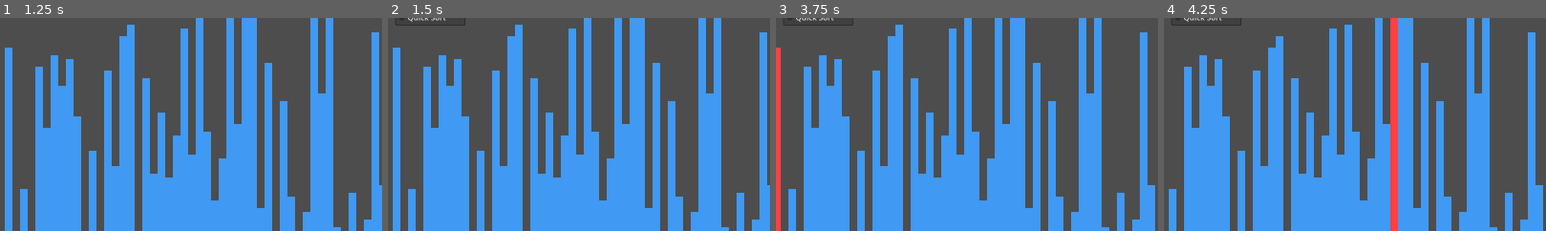
Above: before the commit, frames 1-4 (left to right).
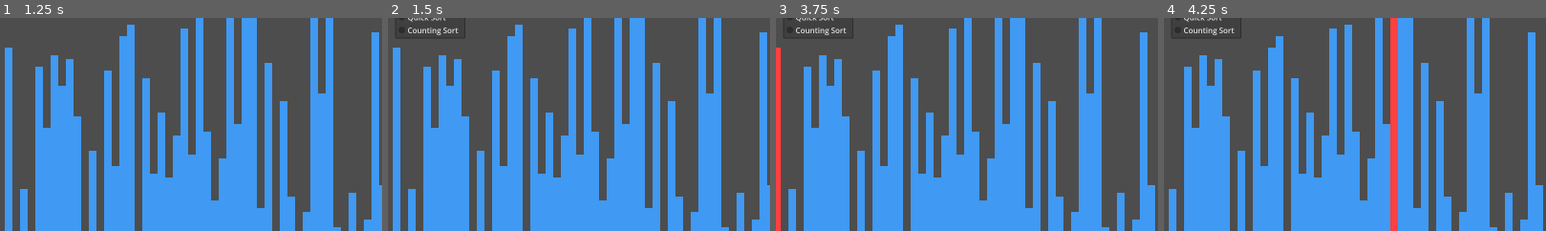
Above: after the commit, the same moments.

Repository: jiro4989/sort_visualizer
Game: Godot game, scene res://src/main.tscn
Same seed, same stepped clock (60 frames per second), same inputs: the game is played once before the commit and once after it.
Inputs:
- Up to frame 1 (1.25 s): click "Shuffle" at 0.5 s
- Up to frame 2 (1.5 s): click "Bubble Sort" at 1.25 s
- Up to frame 3 (3.75 s): click "RUN" at 2 s; click "100" at 2.75 s; click "Bubble Sort" at 3.5 s
- Up to frame 4 (4.25 s): no input
The pictures show only the part of the screen within x 4-54%, y 24-74%; the shares and areas given below are measured in that part.

Frame 1 is identical in both runs. In frame 2, 0.2% of the frame differs, in the area x 2-21%, y 3-10%; in frame 3, 0.2%; in frame 4, 0.2%.

Commit message:
feat: カウントソートを実装

Diff:
--- a/src/main.gd
+++ b/src/main.gd
@@ -37,6 +37,7 @@
 	Sorter.new("Shell Sort", shell_sort),
 	Sorter.new("Heap Sort", heap_sort),
 	Sorter.new("Quick Sort", quick_sort),
+	Sorter.new("Counting Sort", counting_sort),
 ]
 
 # 配列のループで要素を取り出すのは基本的に遅いので
@@ -449,3 +450,34 @@
 		sort_values[high].set_value(temp)
 
 	return store_index
+
+## カウントソートを実行する。
+##
+## 本ツール上のデータは、1～100 の連番で重複がなく、値が sort_values のインデックスに対応している。
+## そのため、sort_values の値がそのまま配列のインデックスに指定することで、値比較をせずにソートできる。
+func counting_sort() -> void:
+	var start_time: float = Time.get_ticks_msec()
+	var step_count: int = 0
+
+	# sort_values と同じ長さの配列を作成して値をコピーする
+	var temp_values: Array[int] = []
+	temp_values.resize(sort_values.size())
+	for i in range(sort_values.size()):
+		step_count += 1
+		var value: int = sort_values[i].get_value()
+		temp_values[i] = value
+		highlight_panel(i)
+		status_label.text = create_status_text("Running", start_time, step_count)
+		await get_tree().create_timer(SLEEP_TIME).timeout
+
+	# コピーした値を sort_value のインデックスに指定して代入する
+	for i in range(temp_values.size()):
+		step_count += 1
+		var value: int = temp_values[i]
+		sort_values[value - 1].set_value(value)
+		highlight_panel(value - 1)
+		status_label.text = create_status_text("Running", start_time, step_count)
+		await get_tree().create_timer(SLEEP_TIME).timeout
+
+	highlight_off()
+	status_label.text = create_status_text("Done", start_time, step_count)
